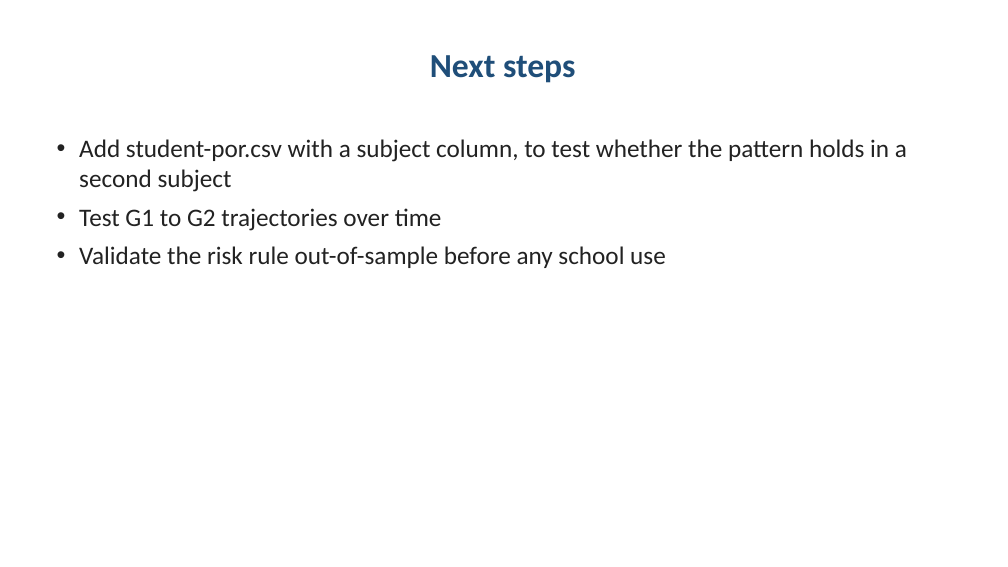
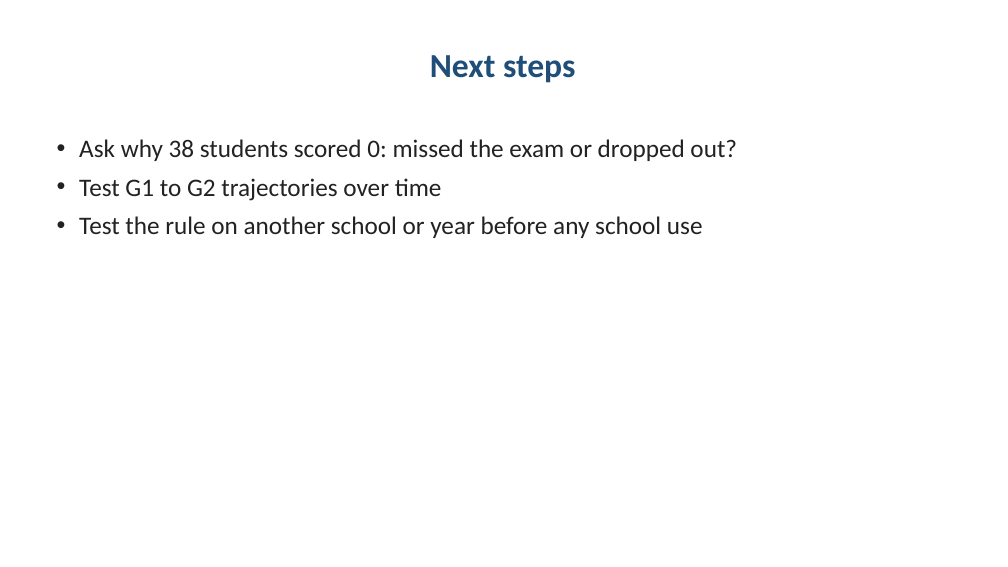
Before and after one commit to Stratoze/Python-data-scraping, a slide deck: slide 7 of presentation/talk.pptx. Drawn at 1008x567 pixels with LibreOffice and Linux fonts; fonts in the diff are those of the drawing. Boxes give left, top, right and bottom in pixels: in the first picture for what was removed or moved away, otherwise in the second. Text is boxed around its words. In the diff, an @@ line names an element or a change of style, - is before the commit and + after.

```diff
--- a/presentation/talk.pptx
+++ b/presentation/talk.pptx
@@ text at bbox=[79, 139, 737, 161]: text changed @@
-• Add student-por.csv with a subject column, to test whether the pattern holds in a second subject
+• Ask why 38 students scored 0: missed the exam or dropped out?
@@ text at bbox=[79, 216, 703, 238]: text changed @@
-• Validate the risk rule out-of-sample before any school use
+• Test the rule on another school or year before any school use
```
Also in this commit, not shown: 1 other slide changed.
